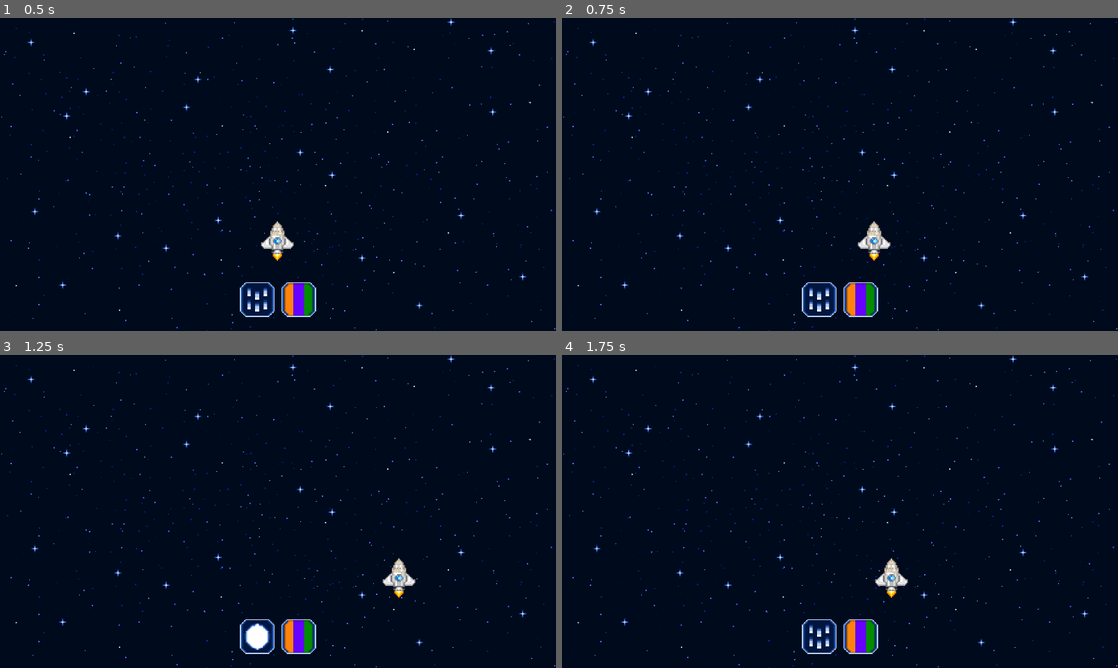
Above: before the commit, frames 1-4 (two rows, left to right).
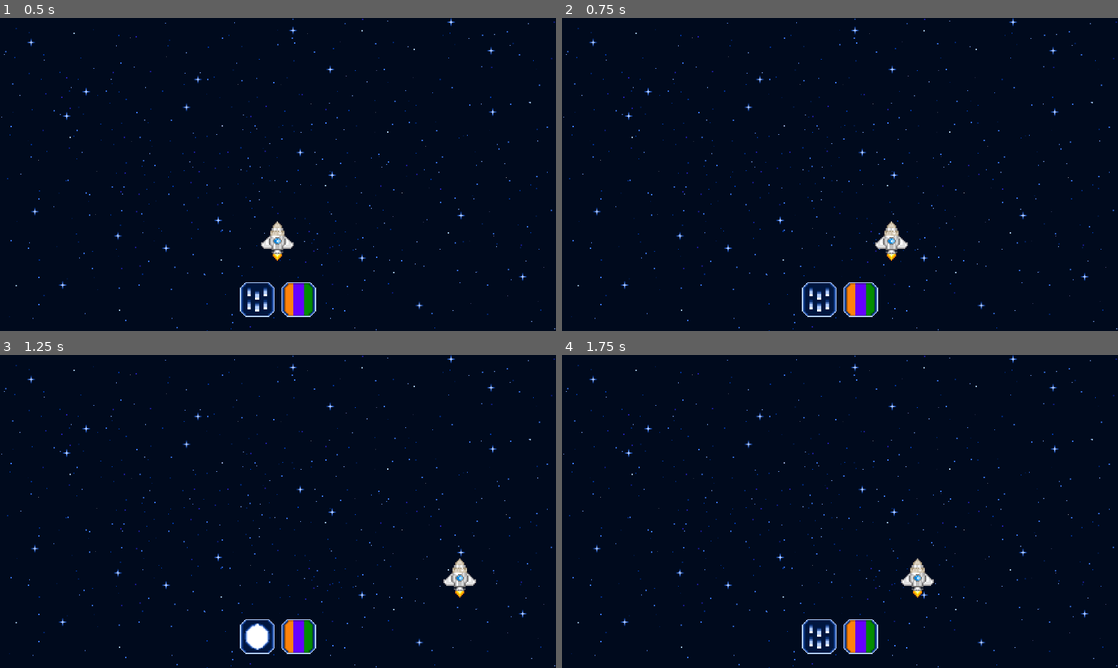
Above: after the commit, the same moments.

Repository: Annars30/GithubRepos-FINAL-project-ver1
Game: Godot game, scene res://Scenes/game.tscn
Two runs of this game, one before a commit and one after it. Both use one fixed random seed, a clock stepped at 60 frames per second and the inputs below.
Inputs (mouse positions are in pixels of both pictures, inside the frame that each line leads up to):
- Up to frame 1 (0.5 s): no input
- Up to frame 2 (0.75 s): tap Enter at 0.5 s; move the mouse to (817, 299) at 0.52 s; hold Right (move_right) from 0.53 s (still down); click (817, 299) at 0.67 s
- Up to frame 3 (1.25 s): keep holding Right (move_right)
- Up to frame 4 (1.75 s): move the mouse to (862, 636) at 1.27 s; release Right (move_right) at 1.28 s; hold Left (move_left) from 1.28 s (still down); click (862, 636) at 1.42 s

Frame 1 is identical in both runs. In frame 2, 0.6% of the frame differs, in the area x 53-63%, y 64-78%; in frame 3, 0.7%, in the area x 68-86%, y 64-78%; in frame 4, 0.7%.

Commit message:
Update ship_alive.gd

Diff:
--- a/Scripts/ship_alive.gd
+++ b/Scripts/ship_alive.gd
@@ -1,24 +1,24 @@
 extends CharacterBody2D
 
-#THIS WAS BEFORE
+#MY VERSION
 #func _process(delta: float) -> void:
 	#if Input.is_action_pressed("move_right"):
-		#position.x += 7
+		#position.x += 10
 	#if Input.is_action_pressed("move_left"):
-		#position.x -= 7
-
-
-const SPEED = 400.0
-var collision = move_and_collide
+		#position.x -= 10
 
 
 
+
+	#PONG VERSION
+const SPEED = 600.0
 func _process(delta: float) -> void:
 	var direction = 0.0
 	if Input.is_action_pressed("move_right"):
 		direction +=1
 	if Input.is_action_pressed("move_left"):
 		direction -=1
+
+	velocity.y = 0
 	velocity.x = direction * SPEED
-
 	move_and_slide()
